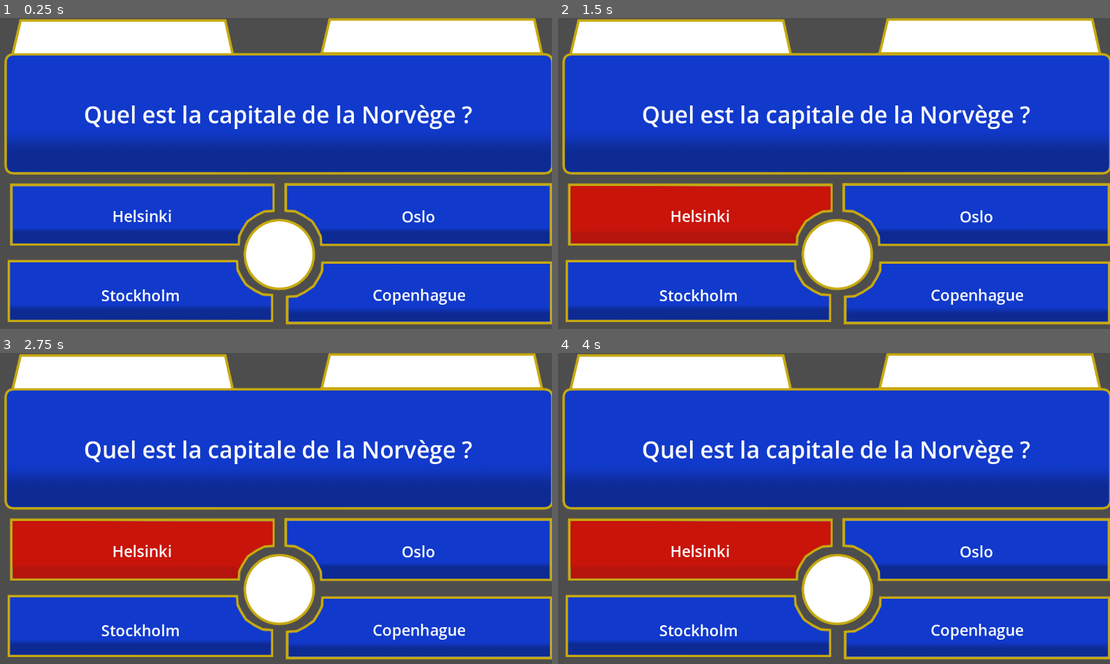
Above: before the commit, frames 1-4 (two rows, left to right).
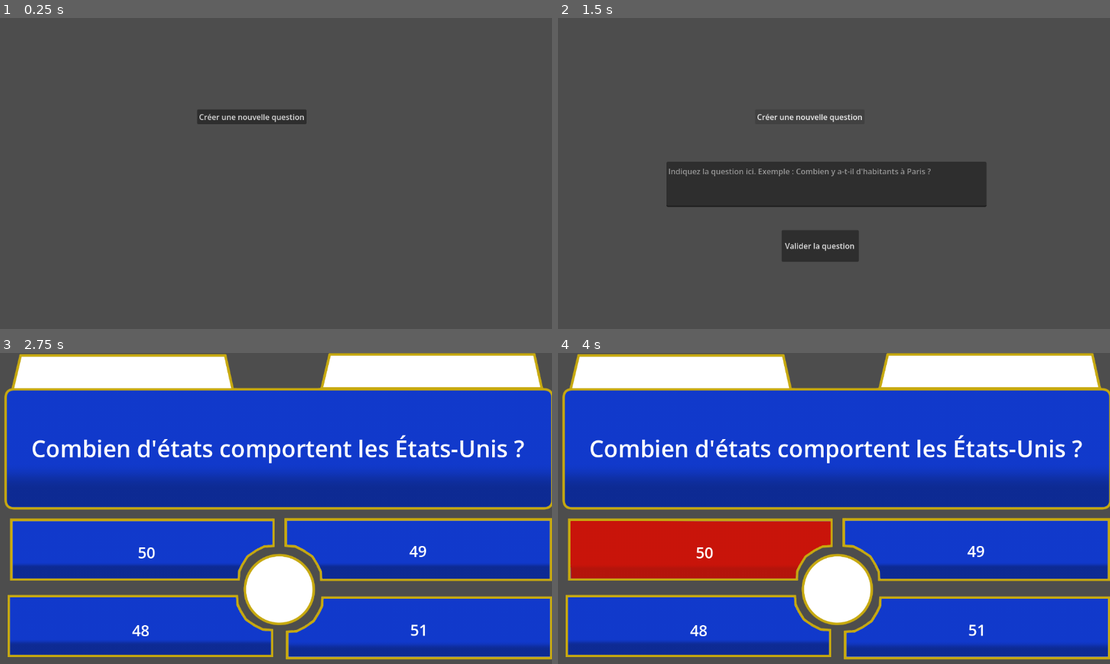
Above: after the commit, the same moments.

Repository: GeekhaNoth/projet-lab
Game: Godot game, scene res://scene/question_maker.tscn
Same seed, same stepped clock (60 frames per second), same inputs: the game is played once before the commit and once after it. Before the commit the project starts from res://scene/questionScene.tscn.
Inputs (mouse positions are in pixels of both pictures, inside the frame that each line leads up to):
- Up to frame 1 (0.25 s): no input
- Up to frame 2 (1.5 s): click (701, 213) at 0.52 s; click (811, 117) at 1.25 s, where only the run after the commit has a clickable "Créer une nouvelle question"
- Up to frame 3 (2.75 s): click (264, 580) at 2 s, where only the run after the commit has a clickable "Valider la question"
- Up to frame 4 (4 s): click (701, 548) at 2.77 s; click (701, 548) at 3.52 s

The runs differ from the first frame. In frame 1, 87% of the frame differs, in the area x 0-100%, y 0-99%; in frame 2, 89%; in frame 3, 12%; in frame 4, 3.6%.

Commit message:
question editor in-game

Diff:
--- a/project.godot
+++ b/project.godot
@@ -11,7 +11,7 @@
 [application]
 
 config/name="ProjetLab"
-run/main_scene="uid://bu4vnea8o5uyc"
+run/main_scene="uid://b2vxvxm8byqlv"
 config/features=PackedStringArray("4.6", "Forward Plus")
 config/icon="res://icon.svg"
 
--- a/scene/questionScene.tscn
+++ b/scene/questionScene.tscn
@@ -38,7 +38,6 @@
 
 [node name="SceneQuiz" type="Node2D" unique_id=1692662690 node_paths=PackedStringArray("buttons")]
 script = ExtResource("1_tx0k3")
-texte = false
 "BonneRéponse" = 2
 buttons = [NodePath("RéponseA/Button"), NodePath("RéponseB/Button"), NodePath("RéponseC/Button"), NodePath("RéponseD/Button")]
 
@@ -54,6 +53,7 @@
 [node name="Texte" type="Node2D" parent="Question" unique_id=1135119892]
 
 [node name="texte_generique" type="Label" parent="Question/Texte" unique_id=226421097]
+visible = false
 offset_left = 14.800049
 offset_top = 77.20001
 offset_right = 1152.8
@@ -65,7 +65,6 @@
 autowrap_mode = 2
 
 [node name="texte_personnalise" type="Label" parent="Question/Texte" unique_id=1394317457]
-visible = false
 offset_left = 15.0
 offset_top = 74.0
 offset_right = 1152.0
@@ -93,6 +92,7 @@
 [node name="Texte" type="Node2D" parent="RéponseA" unique_id=287165033]
 
 [node name="texte_generique" type="Label" parent="RéponseA/Texte" unique_id=674849984]
+visible = false
 offset_left = 27.5
 offset_top = 347.5
 offset_right = 575.5
@@ -104,7 +104,6 @@
 autowrap_mode = 2
 
 [node name="texte_personnalise" type="Label" parent="RéponseA/Texte" unique_id=644757297]
-visible = false
 offset_left = 141.0
 offset_top = 389.0
 offset_right = 483.0
@@ -147,7 +146,6 @@
 [node name="Texte" type="Node2D" parent="RéponseB" unique_id=1246548316]
 
 [node name="texte_personnalise" type="Label" parent="RéponseB/Texte" unique_id=2072160502]
-visible = false
 offset_left = 597.0
 offset_top = 348.0
 offset_right = 1152.0
@@ -159,6 +157,7 @@
 autowrap_mode = 2
 
 [node name="texte_generique" type="Label" parent="RéponseB/Texte" unique_id=183181007]
+visible = false
 offset_left = 596.0
 offset_top = 348.4
 offset_right = 1153.0
@@ -201,7 +200,6 @@
 [node name="Texte" type="Node2D" parent="RéponseC" unique_id=1074498151]
 
 [node name="texte_personnalise" type="Label" parent="RéponseC/Texte" unique_id=1255506316]
-visible = false
 offset_left = 24.0
 offset_top = 513.0
 offset_right = 576.0
@@ -213,6 +211,7 @@
 autowrap_mode = 2
 
 [node name="texte_generique" type="Label" parent="RéponseC/Texte" unique_id=1185972072]
+visible = false
 offset_left = 26.400024
 offset_top = 513.0
 offset_right = 572.4
@@ -255,6 +254,7 @@
 [node name="Texte" type="Node2D" parent="RéponseD" unique_id=1817513793]
 
 [node name="texte_generique" type="Label" parent="RéponseD/Texte" unique_id=1934966412]
+visible = false
 offset_left = 603.30005
 offset_top = 512.1
 offset_right = 1152.3
@@ -266,7 +266,6 @@
 autowrap_mode = 2
 
 [node name="texte_personnalise" type="Label" parent="RéponseD/Texte" unique_id=2061394332]
-visible = false
 offset_left = 601.0
 offset_top = 512.0
 offset_right = 1152.0
--- /dev/null
+++ b/scene/question_maker.tscn
@@ -0,0 +1,31 @@
+[gd_scene format=3 uid="uid://b2vxvxm8byqlv"]
+
+[ext_resource type="Script" uid="uid://b8fg2cjd4x8ek" path="res://scripts/questionMaker.gd" id="1_u0xl1"]
+
+[node name="QuestionMaker" type="Node2D" unique_id=1670134801 node_paths=PackedStringArray("buttonCreateQuestion", "buttonCreateScene", "textEdit")]
+script = ExtResource("1_u0xl1")
+buttonCreateQuestion = NodePath("Button")
+buttonCreateScene = NodePath("Button2")
+textEdit = NodePath("TextEdit")
+
+[node name="Button" type="Button" parent="." unique_id=1623017771]
+offset_left = 416.0
+offset_top = 190.0
+offset_right = 643.0
+offset_bottom = 221.0
+text = "Créer une nouvelle question"
+
+[node name="Button2" type="Button" parent="." unique_id=1277579025]
+offset_left = 471.0
+offset_top = 441.0
+offset_right = 631.0
+offset_bottom = 507.0
+text = "Valider la question"
+
+[node name="TextEdit" type="TextEdit" parent="." unique_id=97666342]
+visible = false
+offset_left = 232.0
+offset_top = 299.0
+offset_right = 896.0
+offset_bottom = 393.0
+placeholder_text = "Indiquez la question ici. Exemple : Combien y a-t-il d'habitants à Paris ?"
--- /dev/null
+++ b/scripts/questionMaker.gd
@@ -0,0 +1,35 @@
+extends Node
+@export var buttonCreateQuestion : Button
+@export var buttonCreateScene : Button
+@export var textEdit : TextEdit
+
+# Called when the node enters the scene tree for the first time.
+func _ready() -> void:
+	buttonCreateQuestion.pressed.connect(CreateQuestion)
+	buttonCreateScene.pressed.connect(CreateScene)
+	textEdit.hide()
+	buttonCreateScene.hide()
+	pass # Replace with function body.
+
+
+# Called every frame. 'delta' is the elapsed time since the previous frame.
+func _process(delta: float) -> void:
+	pass
+
+func CreateScene():
+	textEdit.hide()
+	buttonCreateScene.hide()
+	buttonCreateQuestion.hide()
+	var sceneQuestion = preload("res://scene/questionScene.tscn").instantiate()
+	add_child(sceneQuestion)
+	var textNodeQuestion = sceneQuestion.get_node("Question/Texte/texte_personnalise")
+	if (textEdit.text != ""):
+		textNodeQuestion.text = textEdit.text
+	else:
+		var test = $SceneQuiz
+		test.texte=false
+
+func CreateQuestion():
+	textEdit.show()
+	buttonCreateScene.show()
+	pass
Not shown, added: scripts/questionMaker.gd.uid
